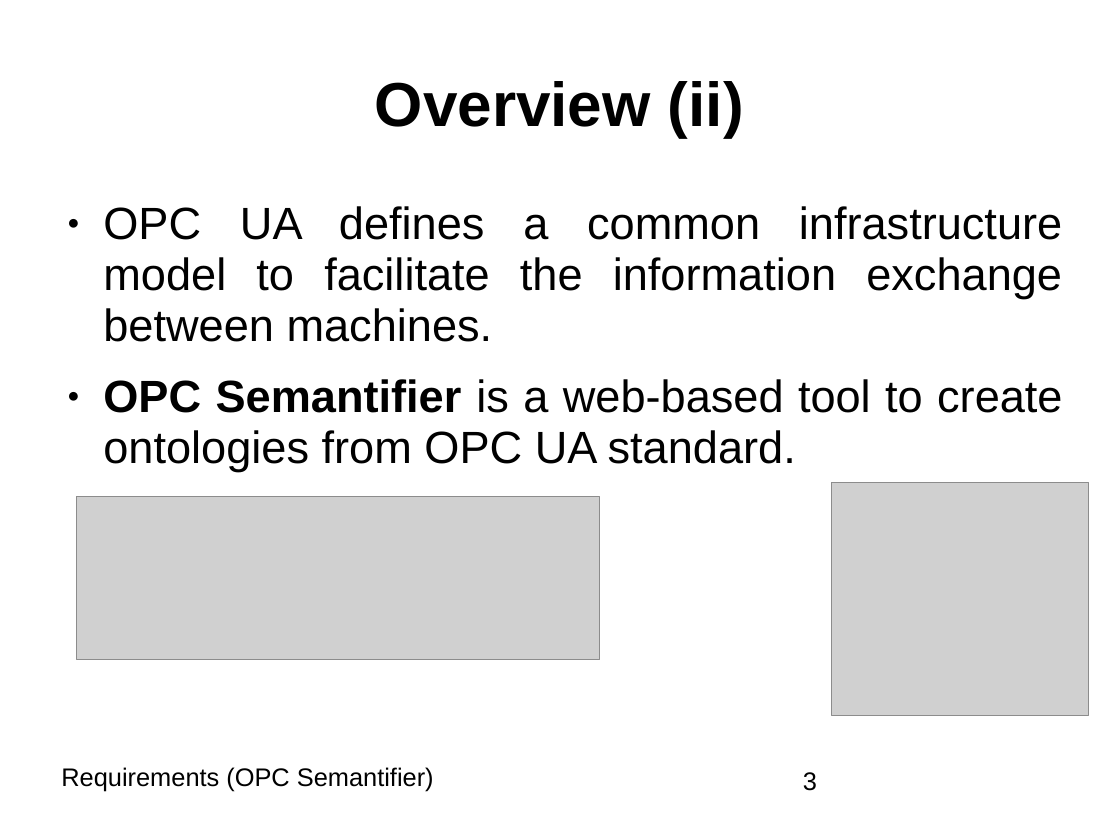
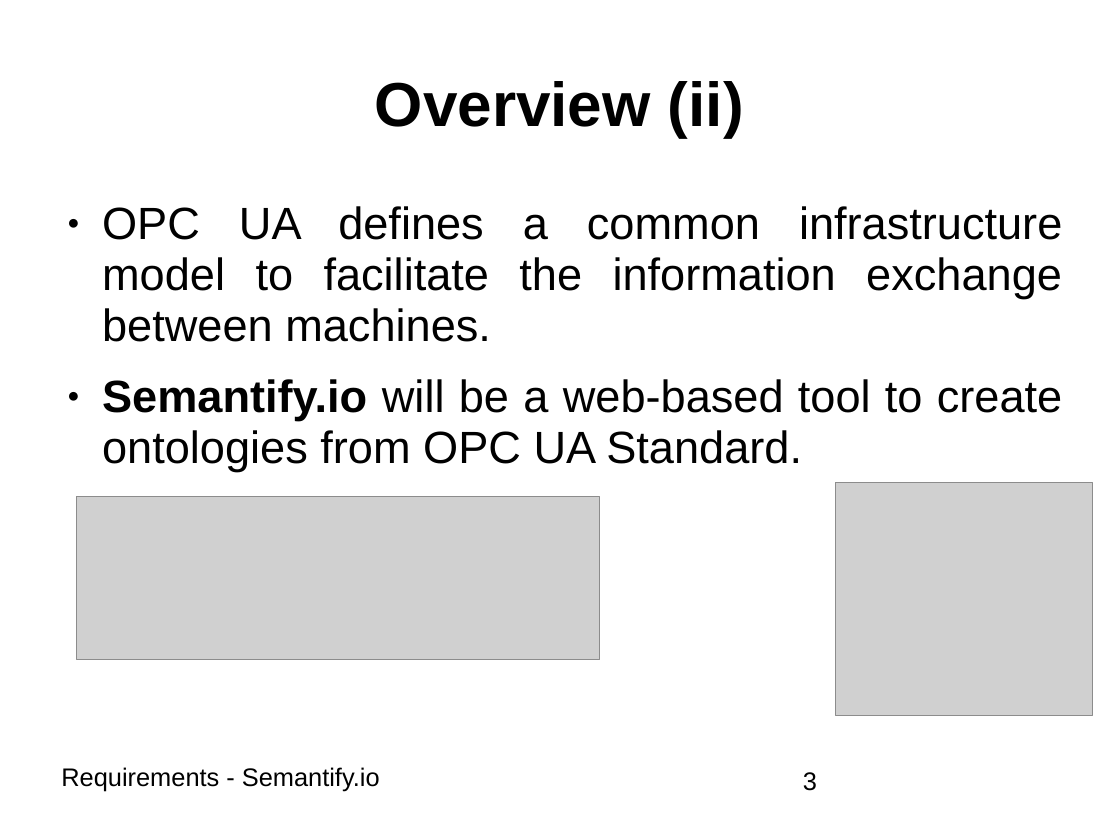
Before and after one commit to BonnWestCoast/Semantify.io-docs, a slide deck: slide 3 of 2requirements/presentation.ppt. Drawn at 1120x840 pixels with LibreOffice and Linux fonts; fonts in the diff are those of the drawing; grey boxes stand for pictures. Boxes give left, top, right and bottom in pixels: in the first picture for what was removed or moved away, otherwise in the second. Text is boxed around its words. In the diff, an @@ line names an element or a change of style, - is before the commit and + after.

```diff
--- a/2requirements/presentation.ppt
+++ b/2requirements/presentation.ppt
@@ text at (x1=102, y1=206, x2=1062, y2=342): indent changed @@
@@ text at (x1=102, y1=379, x2=1062, y2=472): text changed @@
-● OPC Semantifier is a web-based tool to create ontologies from OPC UA standard.
+● Semantify.io will be a web-based tool to create ontologies from OPC UA Standard.
@@ picture moved from (x1=831, y1=483, x2=1088, y2=715) to (x1=835, y1=483, x2=1093, y2=715) @@
@@ text at (x1=61, y1=767, x2=380, y2=791): text changed @@
-Requirements (OPC Semantifier)
+Requirements - Semantify.io
```
Also in this commit, not shown: 6 other slides changed, 2 slides added, 1 slide removed, 1 other file.
